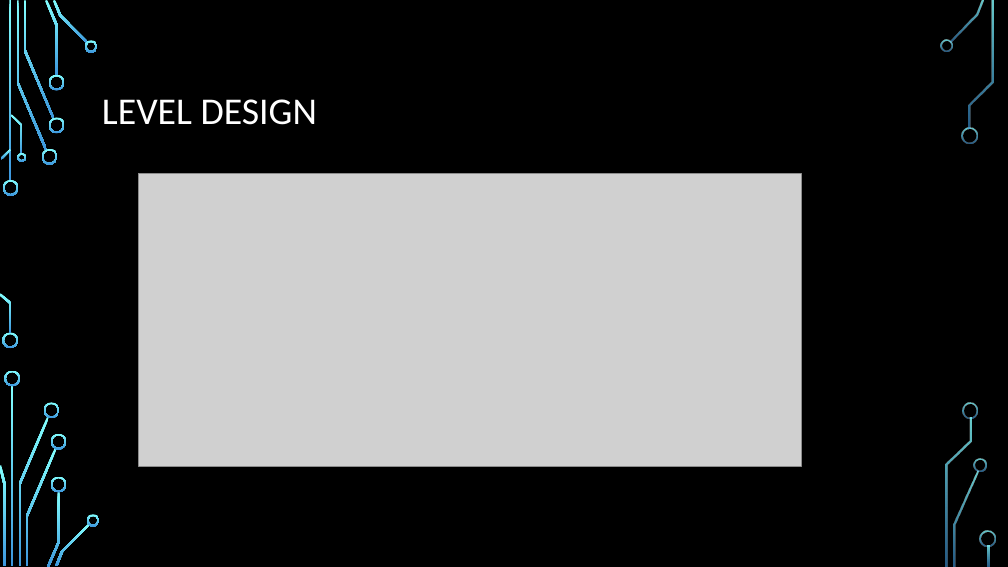
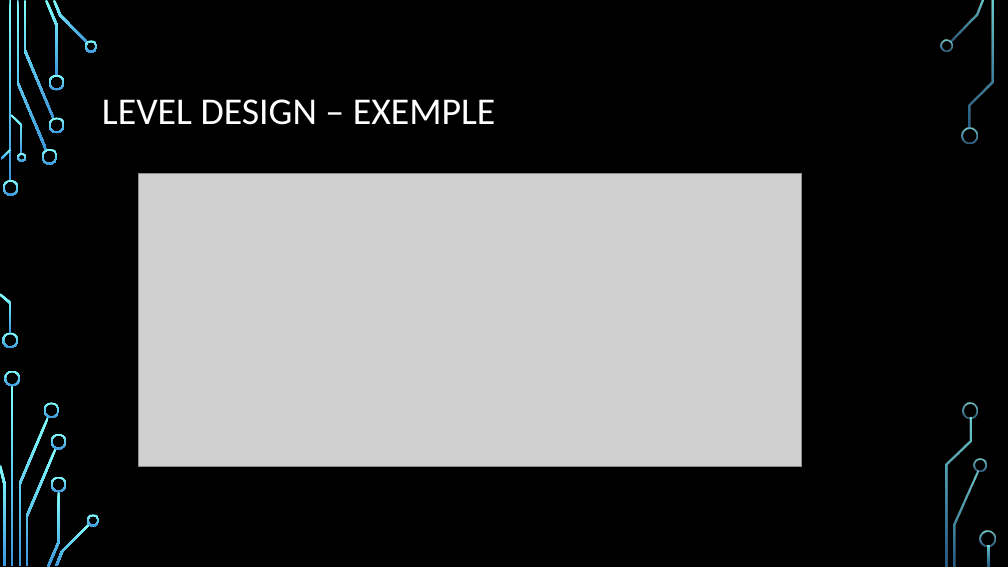
Before and after one commit to gamagora-rushup/rushup, a slide deck: slide 6 of Docs/Rushup.pptx (slide 5 before the commit). Drawn at 1008x567 pixels with LibreOffice and Linux fonts; fonts in the diff are those of the drawing; grey boxes stand for pictures; background and template pictures are left out. Boxes give left, top, right and bottom in pixels: in the first picture for what was removed or moved away, otherwise in the second. Text is boxed around its words. In the diff, an @@ line names an element or a change of style, - is before the commit and + after.

Commit message:
Update slide

```diff
--- a/Docs/Rushup.pptx
+++ b/Docs/Rushup.pptx
@@ title at (x1=102, y1=99, x2=496, y2=125): text changed @@
-LEVEL DESIGN
+LEVEL DESIGN – EXEMPLE
```
Also in this commit, not shown: 4 slides added.
